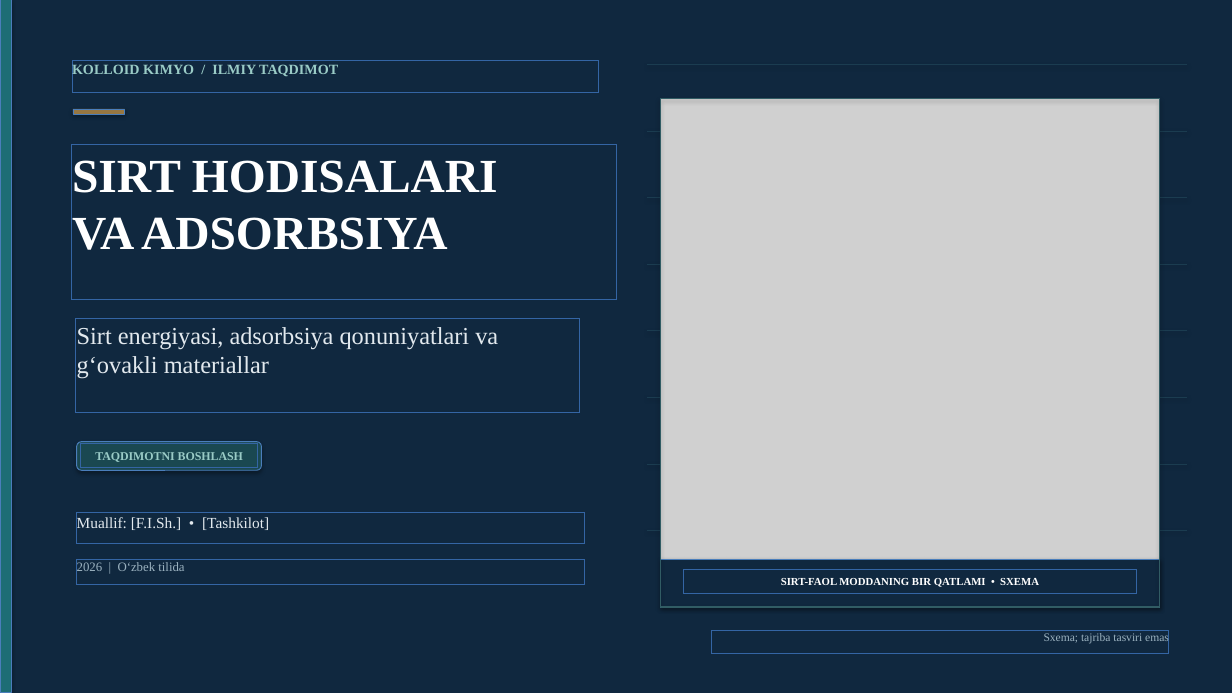
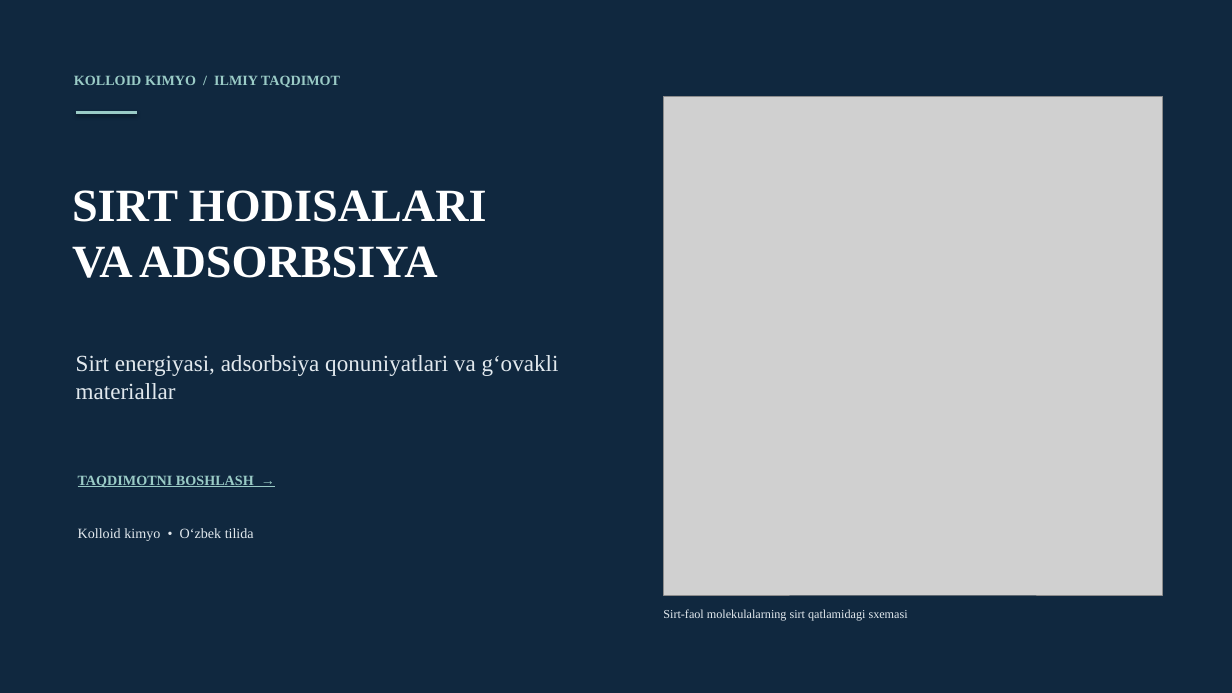
Before and after one commit to jabborovd18-collab/taqdimot-fayllari, a slide deck: slide 1 of sirt_hodisalari_adsorbsiya_ilmi.pptx. Drawn at 1232x693 pixels with LibreOffice and Linux fonts; fonts in the diff are those of the drawing; grey boxes stand for pictures; background and template pictures are left out. Boxes give left, top, right and bottom in pixels: in the first picture for what was removed or moved away, otherwise in the second. Text is boxed around its words. In the diff, an @@ line names an element or a change of style, - is before the commit and + after.

```diff
--- a/sirt_hodisalari_adsorbsiya_ilmi.pptx
+++ b/sirt_hodisalari_adsorbsiya_ilmi.pptx
@@ rectangle removed at box(0, 0, 11, 693) @@
@@ text "KOLLOID KIMYO / ILMIY TAQDIMOT": place and size @@
-text "KOLLOID KIMYO / ILMIY TAQDIMOT" at box(72, 63, 338, 78)
+text "KOLLOID KIMYO / ILMIY TAQDIMOT" at box(74, 75, 340, 87)
@@ text "KOLLOID KIMYO / ILMIY TAQDIMOT" at box(74, 75, 340, 87): vertical alignment top to middle @@
@@ line removed from (647, 65) to (1188, 65) @@
@@ rectangle removed at box(73, 109, 125, 115) @@
@@ line added from (76, 113) to (137, 113), #9ACBC6 2.3 pt @@
@@ rectangle removed at box(661, 99, 1160, 607) @@
@@ picture: place and size @@
-picture at box(661, 99, 1160, 607)
+picture at box(664, 96, 1163, 595)
@@ line removed from (647, 131) to (1188, 131) @@
@@ text "SIRT HODISALARI VA ADSORBSIYA": place and size @@
-text "SIRT HODISALARI VA ADSORBSIYA" at box(72, 160, 498, 250)
+text "SIRT HODISALARI VA ADSORBSIYA" at box(72, 190, 487, 278)
@@ text "SIRT HODISALARI VA ADSORBSIYA" at box(72, 190, 487, 278): size 37 to 36 pt; vertical alignment top to middle @@
@@ line removed from (647, 198) to (1188, 198) @@
@@ line removed from (647, 264) to (1188, 264) @@
@@ text "Sirt energiyasi, adsorbsiya qonuniyatlari va ...": place and size @@
-text "Sirt energiyasi, adsorbsiya qonuniyatlari va ..." at box(77, 327, 498, 379)
+text "Sirt energiyasi, adsorbsiya qonuniyatlari va ..." at box(76, 355, 559, 399)
@@ text "Sirt energiyasi, adsorbsiya qonuniyatlari va ..." at box(76, 355, 559, 399): size 19 to 18 pt; vertical alignment top to middle @@
@@ line removed from (647, 331) to (1188, 331) @@
@@ line removed from (647, 397) to (1188, 397) @@
@@ rounded rectangle removed at box(77, 442, 262, 470) @@
@@ text at box(78, 475, 254, 487): text changed; size 9.3 to 11 pt @@
-TAQDIMOTNI BOSHLASH
+TAQDIMOTNI BOSHLASH →
@@ line removed from (647, 464) to (1188, 464) @@
@@ text removed at box(77, 517, 269, 530) @@
-Muallif: [F.I.Sh.] • [Tashkilot]
@@ text "Kolloid kimyo • O‘zbek tilida" at box(78, 528, 254, 541): vertical alignment top to middle @@
@@ text at box(78, 528, 254, 541): text changed; size 10 to 11 pt; text colour #9AB1BF to #E2E9EE @@
-2026 | O‘zbek tilida
+Kolloid kimyo • O‘zbek tilida
@@ line removed from (647, 531) to (1188, 531) @@
@@ rectangle removed at box(661, 559, 1160, 607) @@
@@ text at box(663, 609, 908, 621): text changed; size 8.4 to 9.5 pt; text colour #FFFFFF to #E2E9EE; bold off @@
-SIRT-FAOL MODDANING BIR QATLAMI • SXEMA
+Sirt-faol molekulalarning sirt qatlamidagi sxemasi
@@ text removed at box(1044, 632, 1169, 644) @@
-Sxema; tajriba tasviri emas
```
Also in this commit, not shown: 2 other slides changed, 14 slides added, 14 slides removed.
